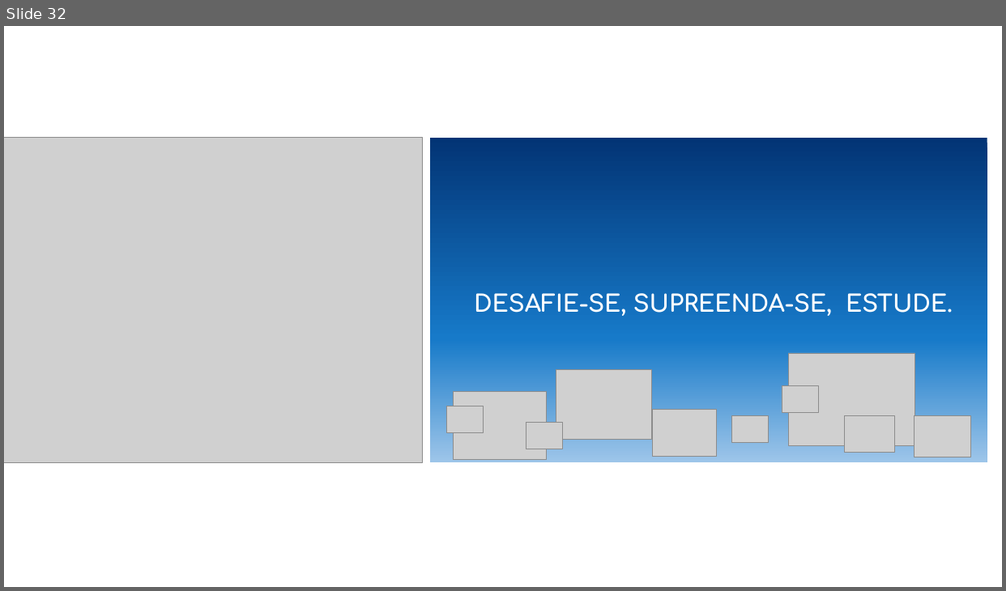
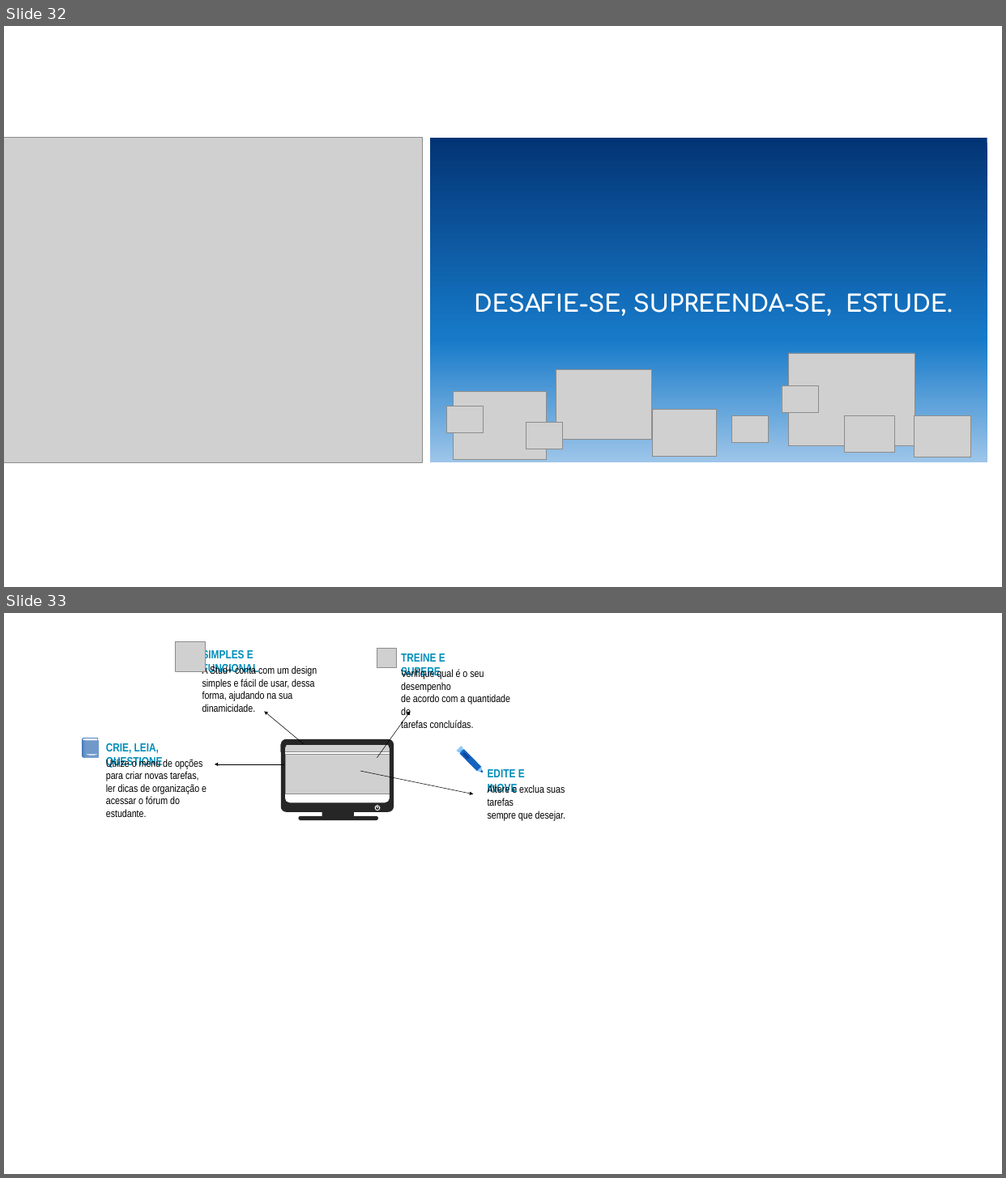
Before and after one commit to MateusPVicente/Projeto-PP, a slide deck: Stud+/modelos/Logos.pptx. Shown one above the other, each under a label of ours: slide 32 before the commit, slides 32 and 33 after it. The pictures are 1006x591 and 1006x1178 pixels, drawn with LibreOffice and Linux fonts; fonts in the diff are those of the drawing; grey boxes stand for pictures; background and template pictures are left out. Boxes give left, top, right and bottom in pixels: in the first picture for what was removed or moved away, otherwise in the second. Text is boxed around its words. In the diff, an @@ line names an element or a change of style, - is before the commit and + after.

```diff
--- a/Stud+/modelos/Logos.pptx
+++ b/Stud+/modelos/Logos.pptx
@@ slide 33 added at (x1=4, y1=613, x2=1002, y2=1174), background #FFFFFF @@
@@ group added at (x1=82, y1=641, x2=565, y2=821): 8 rounded rectangles, 8 texts, 7 rectangles, 4 pictures, 4 arrows, 3 freeform shapes, 2 triangles @@
+CRIE, LEIA, QUESTIONE
+Utilize o menu de opções
+para criar novas tarefas,
+ler dicas de organização e
+acessar o fórum do estudante.
+TREINE E SUPERE
+Verifique qual é o seu desempenho
+de acordo com a quantidade de
+tarefas concluídas.
+EDITE E INOVE
+Altere e exclua suas tarefas
+sempre que desejar.
+SIMPLES E FUNCIONAL
+A Stud+ conta com um design
+simples e fácil de usar, dessa
+forma, ajudando na sua dinamicidade.
```
Also in this commit, not shown: 15 other files.
